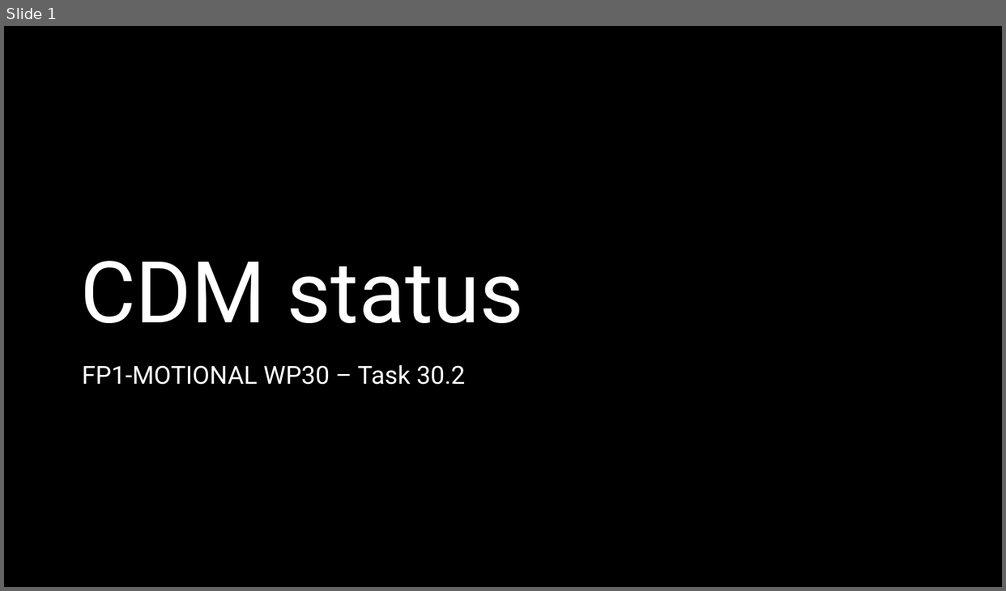
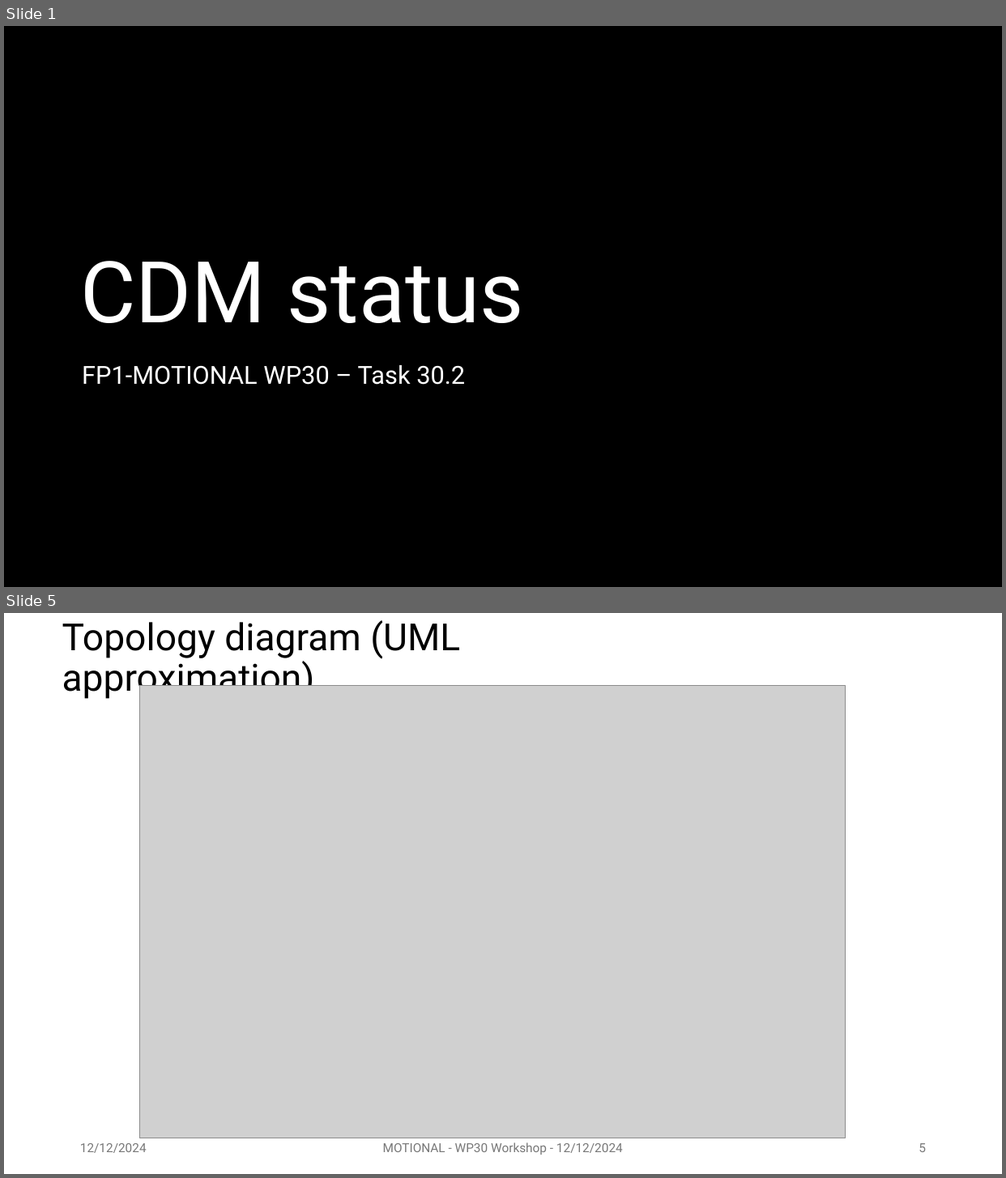
Before and after one commit to UICrail/SemanticRSM, a slide deck: Documentation/illustrations/241212_Topology.pptx. Shown one above the other, each under a label of ours: slide 1 before the commit, slides 1 and 5 after it; the slides between them are not shown. The pictures are 1006x591 and 1006x1178 pixels, drawn with LibreOffice and Linux fonts; fonts in the diff are those of the drawing; grey boxes stand for pictures; background and template pictures are left out; a plain dark background stands for a picture behind light text. Boxes give left, top, right and bottom in pixels: in the first picture for what was removed or moved away, otherwise in the second. Text is boxed around its words. In the diff, an @@ line names an element or a change of style, - is before the commit and + after.

```diff
--- a/Documentation/illustrations/241212_Topology.pptx
+++ b/Documentation/illustrations/241212_Topology.pptx
@@ slide 5 added at (4, 613, 1002, 1174), background #FFFFFF @@
@@ title added at (62, 620, 460, 700), 36 pt, text #000000 @@
+Topology diagram (UML approximation)
@@ picture added at (139, 686, 846, 1139) @@
@@ text added at (80, 1144, 147, 1153), 12 pt, text #797979 @@
+12/12/2024
@@ text added at (383, 1143, 623, 1155), 12 pt, text #797979 @@
+MOTIONAL - WP30 Workshop - 12/12/2024
@@ page number added at (918, 1144, 926, 1152), 12 pt, text #797979 @@
+5
```
Also in this commit, not shown: 6 slides changed, 10 other slides added, 3 slides removed, 8 other files.
